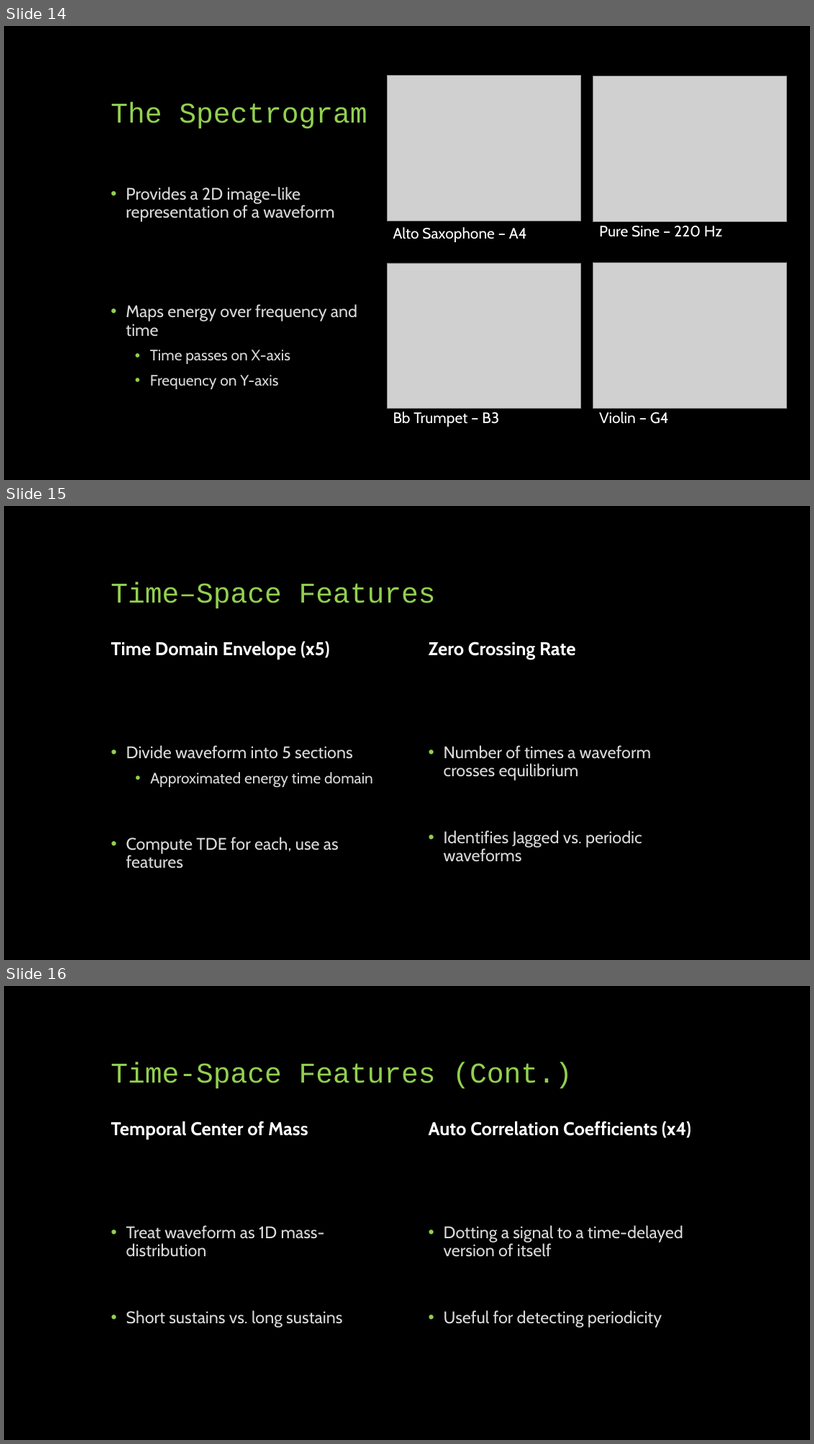
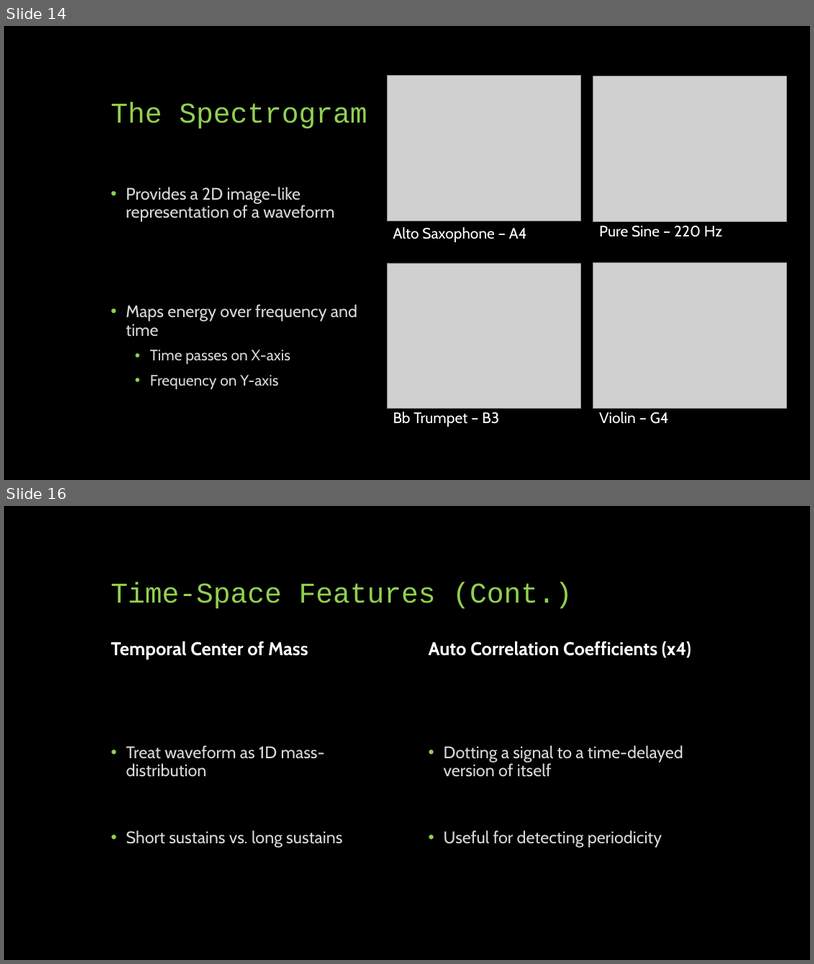
Before and after one commit to landonbuell/Buell-Senior-Thesis, a slide deck: Thesis/CapstonePresentaion/Classifying Chaotic Synthesizers with a Multimodal Neural Network.pptx. Shown one above the other, each under a label of ours: slides 14, 15 and 16 before the commit, slides 14 and 16 after it; the slides between them are not shown. The pictures are 814x1444 and 814x964 pixels, drawn with LibreOffice and Linux fonts; fonts in the diff are those of the drawing; grey boxes stand for pictures. Boxes give left, top, right and bottom in pixels: in the first picture for what was removed or moved away, otherwise in the second. Text is boxed around its words. In the diff, an @@ line names an element or a change of style, - is before the commit and + after.

```diff
--- a/Thesis/CapstonePresentaion/Classifying Chaotic Synthesizers with a Multimodal Neural Network.pptx
+++ b/Thesis/CapstonePresentaion/Classifying Chaotic Synthesizers with a Multimodal Neural Network.pptx
@@ slide 15 removed at [4, 506, 810, 960], background #000000 @@
@@ title removed at [111, 582, 436, 609] @@
-Time–Space Features
@@ text removed at [111, 641, 330, 659] @@
-Time Domain Envelope (x5)
@@ text removed at [429, 641, 576, 659] @@
-Zero Crossing Rate
@@ text removed at [126, 745, 373, 868] @@
-• Divide waveform into 5 sections
-  • Approximated energy time domain
-• Compute TDE for each, use as features
@@ text removed at [444, 745, 651, 862] @@
-• Number of times a waveform crosses equilibrium
-• Identifies Jagged vs. periodic waveforms
```
Also in this commit, not shown: 3 slides changed, 2 slides added, 2 other slides removed, 2 other files.
